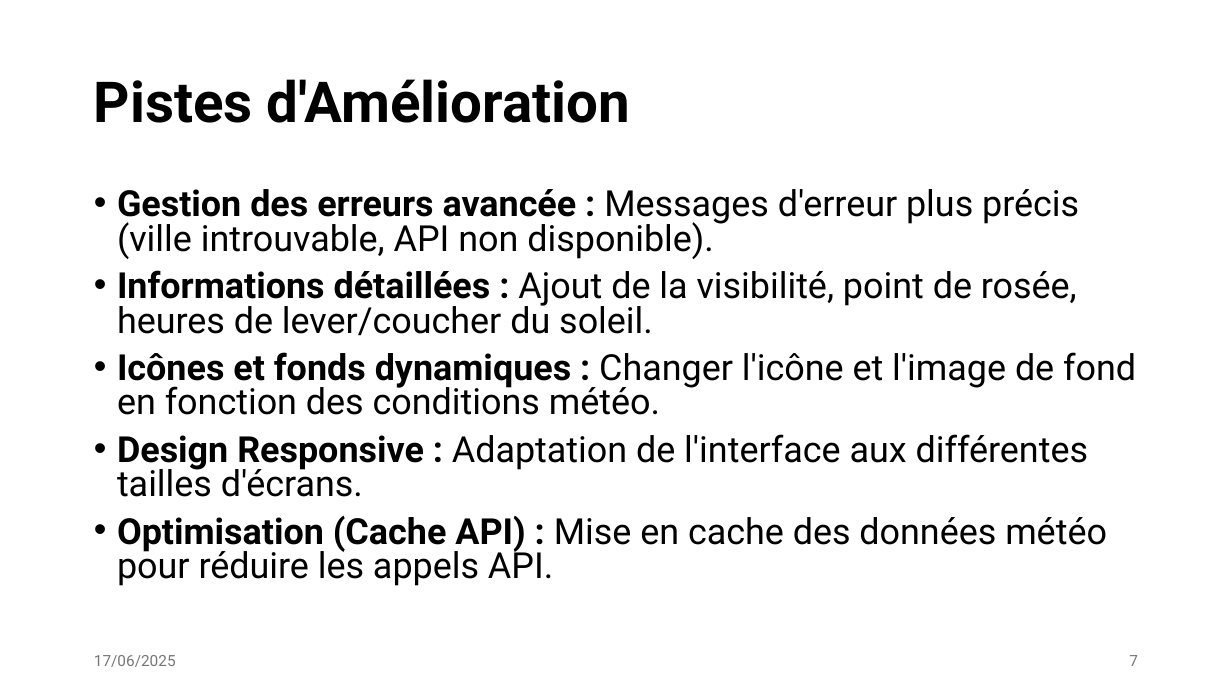
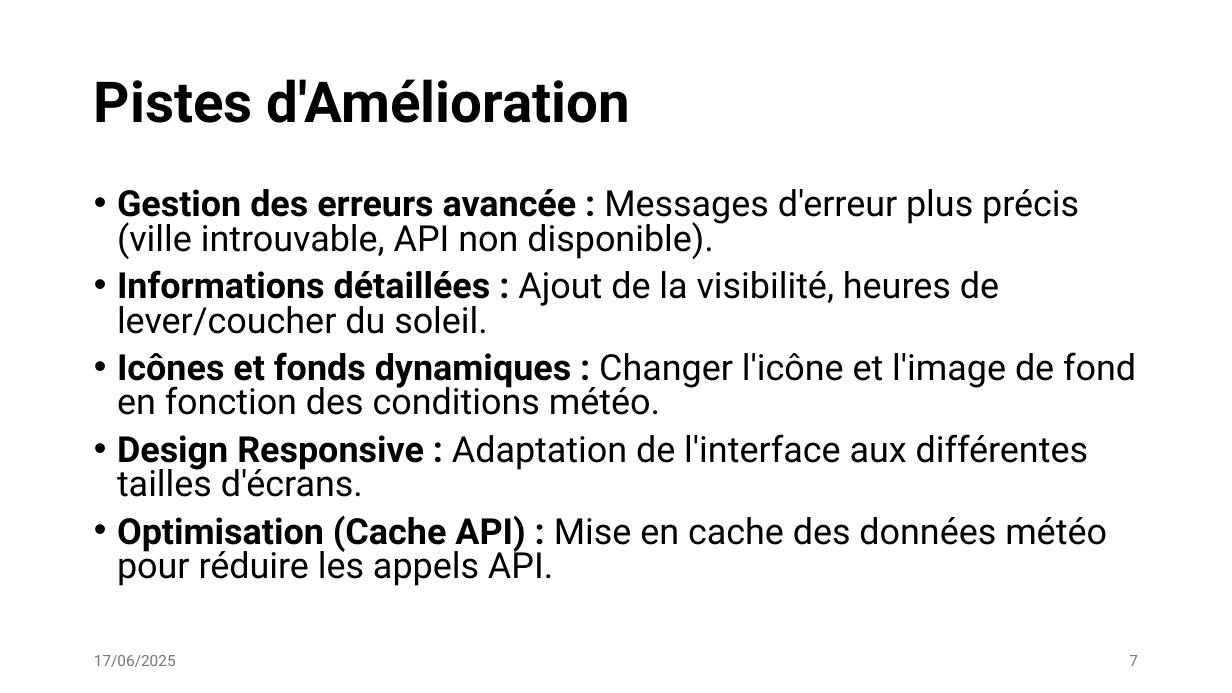
Before and after one commit to ualtas/meteoscope, a slide deck: slide 7 of meteoscop.pptx. Drawn at 1232x693 pixels with LibreOffice and Linux fonts; fonts in the diff are those of the drawing. Boxes give left, top, right and bottom in pixels: in the first picture for what was removed or moved away, otherwise in the second. Text is boxed around its words. In the diff, an @@ line names an element or a change of style, - is before the commit and + after.

```diff
--- a/meteoscop.pptx
+++ b/meteoscop.pptx
@@ text at (117,270,999,336): text changed @@
-• Informations détaillées : Ajout de la visibilité, point de rosée, heures de lever/coucher du soleil.
+• Informations détaillées : Ajout de la visibilité, heures de lever/coucher du soleil.
```
Also in this commit, not shown: 6 other slides changed.
